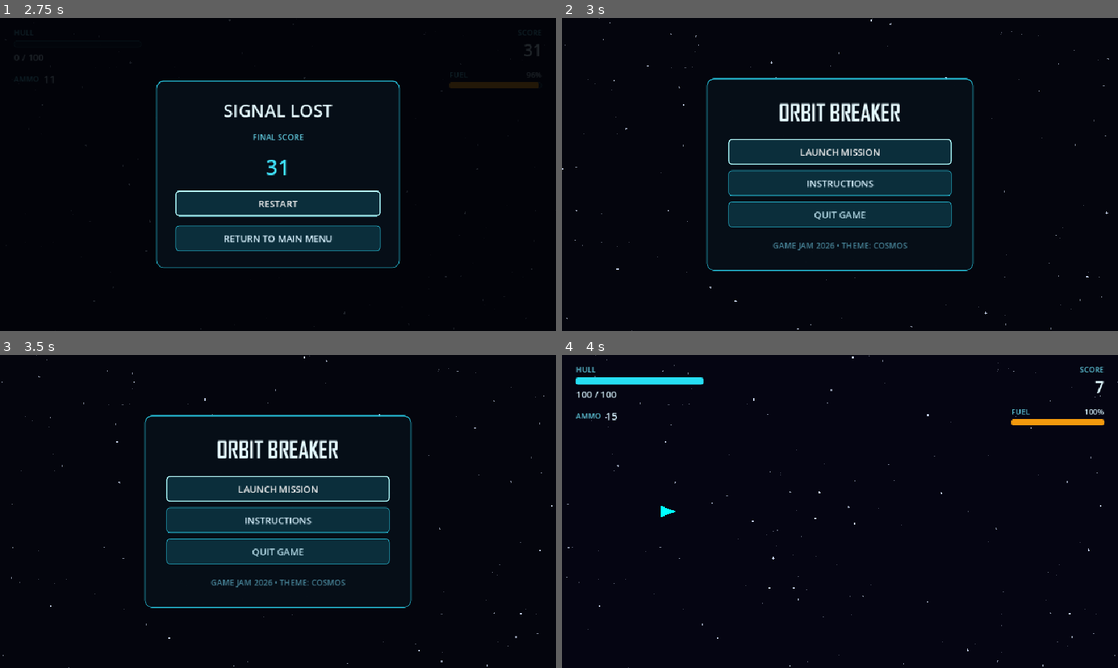
Above: before the commit, frames 1-4 (two rows, left to right).
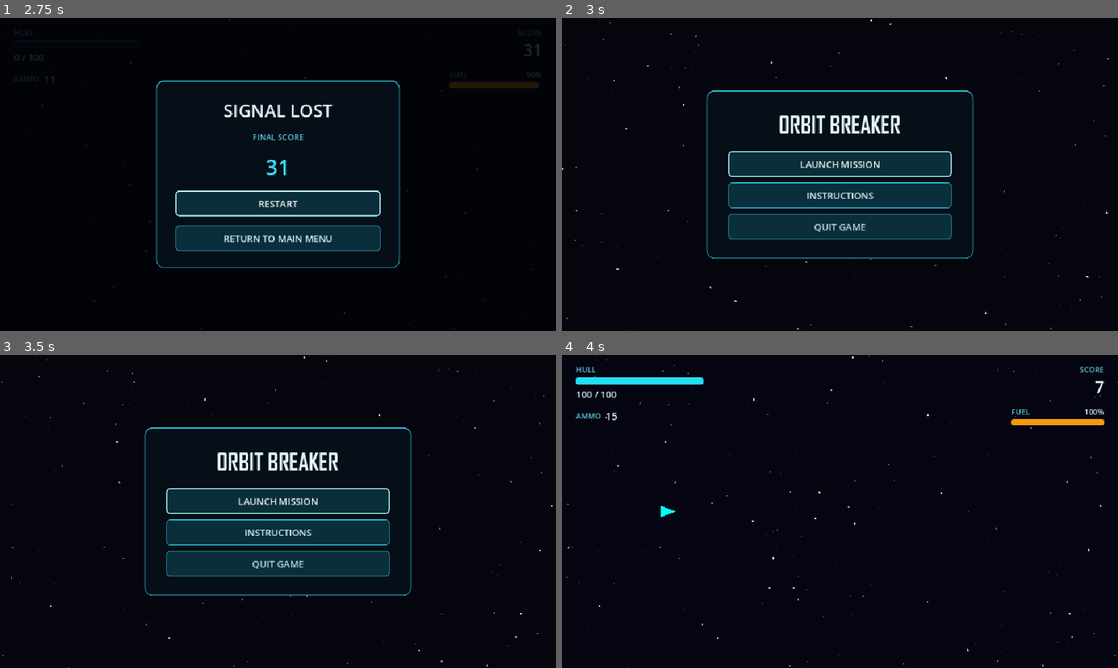
Above: after the commit, the same moments.

Repository: EzaanSaeed/OrbitBreaker
Game: Godot game, scene res://scenes/main.tscn
Same seed, same stepped clock (60 frames per second), same inputs: the game is played once before the commit and once after it.
Inputs (mouse positions are in pixels of both pictures, inside the frame that each line leads up to):
- Up to frame 1 (2.75 s): tap Enter at 0.5 s; move the mouse to (400, 158) at 0.52 s; hold S (thrust_down) 0.53-1.25 s; hold Space (shoot) 0.53-1.25 s; click (400, 158) at 0.67 s; drag from (166, 190) to (105, 255) at 1.27 s; move the mouse to (333, 105) at 2.02 s; hold S (thrust_down) from 2.03 s (still down); tap I at 2.1 s
- Up to frame 2 (3 s): release S (thrust_down) at 2.75 s; click "RETURN TO MAIN MENU" at 2.75 s
- Up to frame 3 (3.5 s): no input
- Up to frame 4 (4 s): click "LAUNCH MISSION" at 3.5 s

Frame 1 is identical in both runs. In frame 2, 10% of the frame differs, in the area x 25-75%, y 19-81%; in frame 3, 10%; in frame 4, nothing differs.

Commit message:
feat(menu): remove game jam footer and add ammo pod info to Instructions

Diff:
--- a/scenes/MainMenu.tscn
+++ b/scenes/MainMenu.tscn
@@ -169,13 +169,6 @@
 theme_override_styles/focus = SubResource("ButtonFocus")
 text = "QUIT GAME"
 
-[node name="Footer" type="Label" parent="UI/Center/Card/Padding/Content"]
-layout_mode = 2
-theme_override_colors/font_color = Color(0.28, 0.52, 0.6, 1)
-theme_override_font_sizes/font_size = 14
-text = "GAME JAM 2026 • THEME: COSMOS"
-horizontal_alignment = 1
-
 [node name="ControlsOverlay" type="Control" parent="UI"]
 visible = false
 layout_mode = 1
@@ -301,7 +294,7 @@
 layout_mode = 2
 theme_override_colors/font_color = Color(0.85, 0.96, 1, 1)
 theme_override_font_sizes/font_size = 14
-text = "Green: Hull (+25)  •  Orange: Fuel Pod"
+text = "Green: Hull (+25)  •  Orange: Fuel Pod  •  Blue: Ammo (+15 Bullets)"
 
 [node name="Hint" type="Label" parent="UI/ControlsOverlay/Center/Card/Padding/Content"]
 layout_mode = 2
